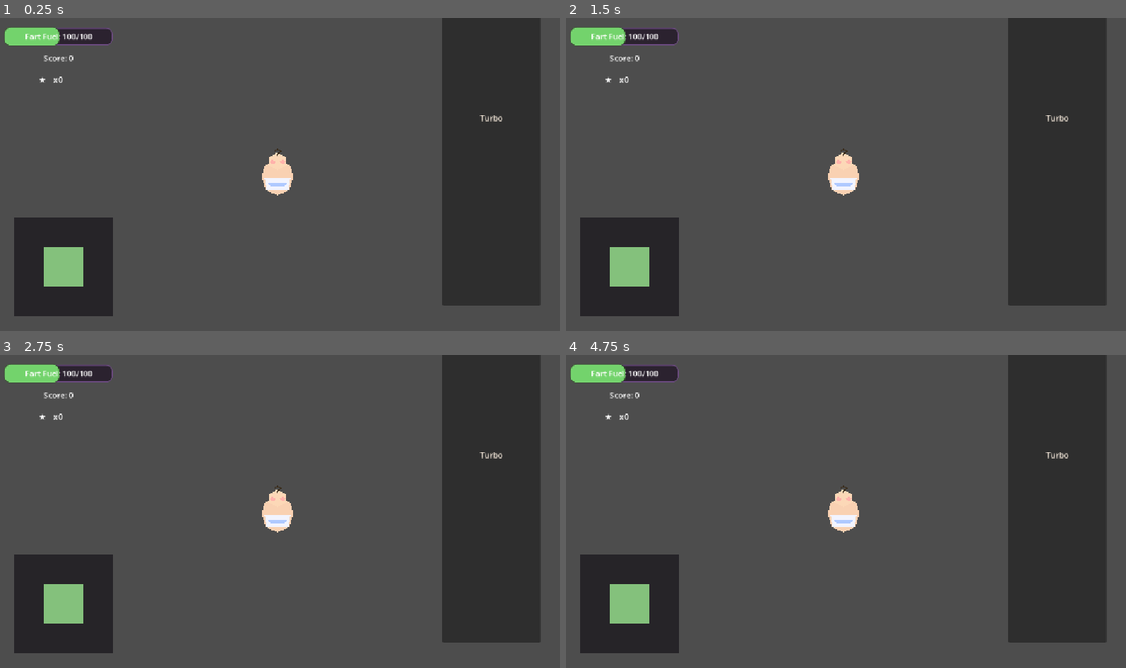
Above: before the commit, frames 1-4 (two rows, left to right).
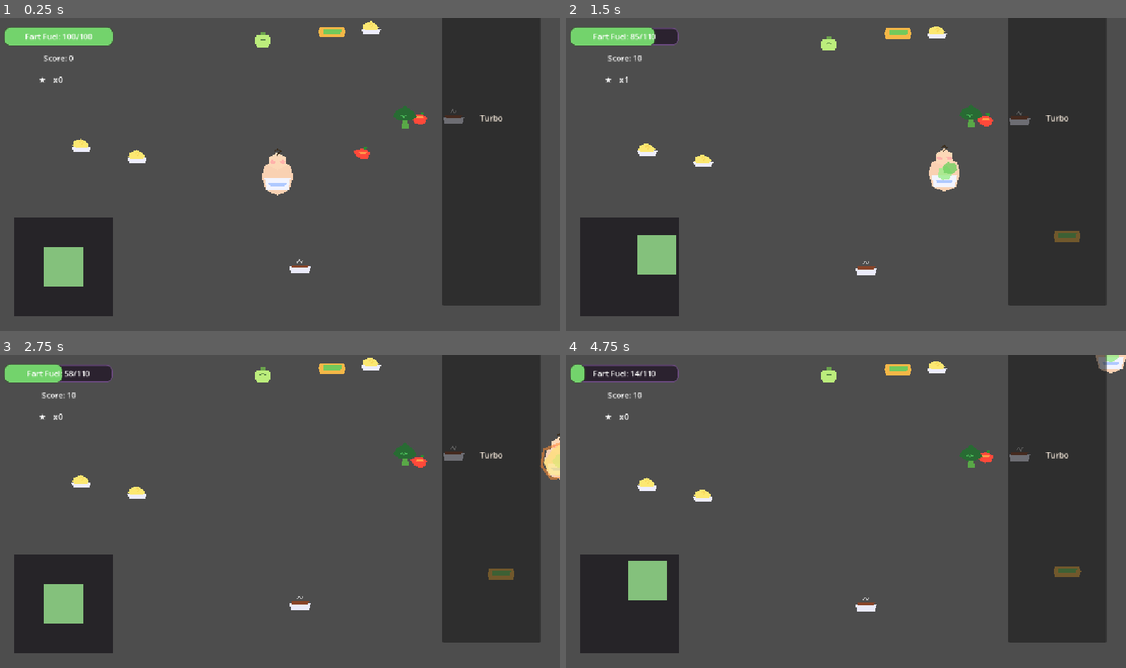
Above: after the commit, the same moments.

Repository: mcfredrick/fuel
Game: Godot game, scene res://scenes/main.tscn
The game is run twice, just before and just after one commit, with the same random seed, the same clock (stepped at 60 frames per second) and the same inputs.
Inputs (mouse positions are in pixels of both pictures, inside the frame that each line leads up to):
- Up to frame 1 (0.25 s): no input
- Up to frame 2 (1.5 s): move the mouse to (969, 161) at 0.52 s; hold Right (ui_right) 0.53-1.25 s; tap Space (turbo) at 0.6 s; click (969, 161) at 0.67 s; drag from (728, 193) to (818, 240) at 1.27 s
- Up to frame 3 (2.75 s): move the mouse to (336, 442) at 2.02 s; hold Right (ui_right) from 2.03 s (still down); tap Space (turbo) at 2.1 s; click (336, 442) at 2.17 s
- Up to frame 4 (4.75 s): release Right (ui_right) at 2.75 s; drag from (818, 577) to (672, 464) at 2.77 s; move the mouse to (1014, 561) at 3.52 s; hold Left (ui_left) 3.53-4.25 s; tap Space (turbo) at 3.6 s; click (1014, 561) at 3.67 s; drag from (672, 464) to (756, 433) at 4.27 s

The runs differ from the first frame. In frame 1, 1.6% of the frame differs, in the area x 9-83%, y 0-82%; in frame 2, 4.1%, in the area x 4-92%, y 2-86%; in frame 3, 2.3%; in frame 4, 3.9%.
Error before the commit: Parse Error: Could not parse global class "TouchControls" from "res://scripts/touch_controls.gd". (res://scripts/player.gd:29)

Commit message:
Maybe un-fork godot project settings

Diff:
--- a/godot_web_game/project.godot
+++ b/godot_web_game/project.godot
@@ -56,3 +56,4 @@
 [rendering]
 
 renderer/rendering_method="gl_compatibility"
+textures/vram_compression/import_etc2_astc=true
--- a/godot_web_game/scenes/ui/touch_controls.tscn
+++ b/godot_web_game/scenes/ui/touch_controls.tscn
@@ -75,5 +75,4 @@
 theme_override_colors/font_color = Color(1, 0.95, 0.89, 1)
 theme_override_colors/font_color_pressed = Color(1, 0.95, 0.89, 1)
 theme_override_colors/font_color_hover = Color(1, 0.95, 0.89, 1)
-theme_override_fonts/font_size = 32
 text = "Turbo"
--- a/godot_web_game/scripts/player.gd
+++ b/godot_web_game/scripts/player.gd
@@ -138,7 +138,7 @@
 		Input.get_action_strength("ui_down") - Input.get_action_strength("ui_up")
 	)
 	if _touch_controls and _touch_controls.visible:
-		var touch_vector := _touch_controls.get_move_vector()
+		var touch_vector: Vector2 = _touch_controls.get_move_vector()
 		if touch_vector != Vector2.ZERO:
 			vector = touch_vector
 	return vector
--- a/godot_web_game/scripts/touch_controls.gd
+++ b/godot_web_game/scripts/touch_controls.gd
@@ -15,7 +15,7 @@
 func _ready() -> void:
 	var should_show := force_visible or DisplayServer.is_touchscreen_available()
 	visible = should_show
-	mouse_filter = should_show ? Control.MOUSE_FILTER_PASS : Control.MOUSE_FILTER_IGNORE
+	mouse_filter = Control.MOUSE_FILTER_PASS if should_show else Control.MOUSE_FILTER_IGNORE
 	set_process_unhandled_input(should_show)
 	if not should_show:
 		return
@@ -51,13 +51,13 @@
 func _update_move_vector(screen_position: Vector2) -> void:
 	if joystick == null:
 		return
-	var rect := joystick.get_global_rect()
-	var center := rect.position + rect.size * 0.5
-	var radius := min(rect.size.x, rect.size.y) * 0.5
+	var rect: Rect2 = joystick.get_global_rect()
+	var center: Vector2 = rect.position + rect.size * 0.5
+	var radius: float = min(rect.size.x, rect.size.y) * 0.5
 	if radius <= 0.0:
 		radius = 1.0
-	var delta := screen_position - center
-	var vector := delta / radius
+	var delta: Vector2 = screen_position - center
+	var vector: Vector2 = delta / radius
 	if vector.length() > 1.0:
 		vector = vector.normalized()
 	if vector.length() < deadzone:
@@ -68,8 +68,8 @@
 func _update_knob_visual(vector: Vector2) -> void:
 	if knob == null or joystick == null:
 		return
-	var center := joystick.size * 0.5
-	var radius := min(joystick.size.x, joystick.size.y) * 0.5 - knob.size.x * 0.5
+	var center: Vector2 = joystick.size * 0.5
+	var radius: float = min(joystick.size.x, joystick.size.y) * 0.5 - knob.size.x * 0.5
 	knob.position = center + vector * max(radius, 0.0) - knob.size * 0.5
 
 func _reset_joystick() -> void:
Not shown, changed: godot_web_game/export_presets.cfg
